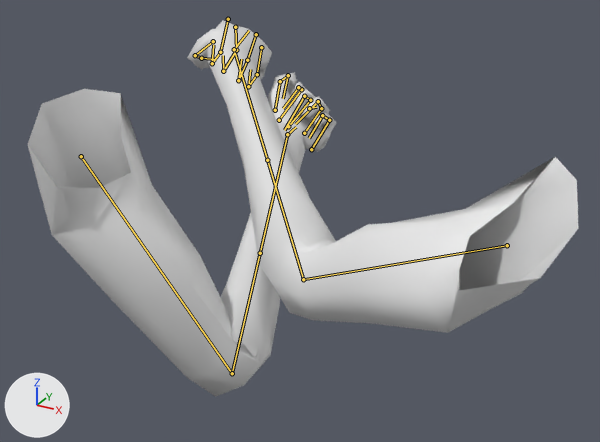
The glTF model assets/models/princess_viewmodel.glb: old version first, new version second.
Before and after are seen from a 50 mm camera at (3.17, -6.13, 1.66) aimed at (-0.14, -0.11, -1.35). The axes (+X, +Y, +Z) are drawn at lower left. The lights are the same throughout. The older version comes first. Both versions are drawn at frame 12 of the action 'light_attack_01'; the numbers are the values there. The bones that change, and the others that lie on the model, are drawn over the model as lines.

Objects in the first picture: 'arms_mesh'.
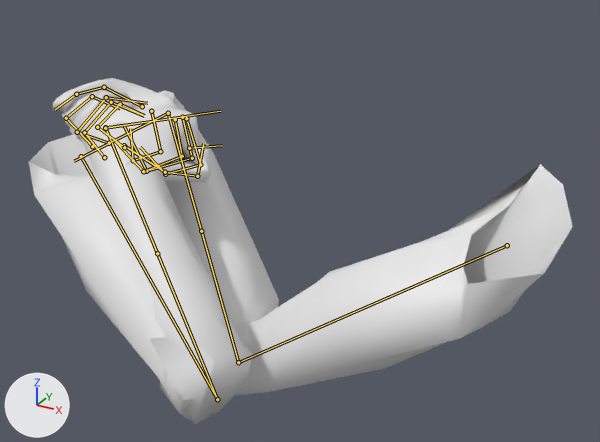
What the commit changed:
Bone 'bicep.l' (bone_bicep_l) turns from (22, 58, -47) to (-25, 24, -119) degrees about its own x, y and z.
Bone 'forearm.l' (bone_forearm_l) turns from (68, 5, 110) to (79, 42, -84) degrees about its own x, y and z.
Bone 'forearm.Twist0.l' (bone_forearm_twist0_l) turns from (0, -30, 0) to (0, -54, 0) degrees about its own x, y and z.
Bone 'forearm.Twist1.l' (bone_forearm_twist1_l) turns from (0, -30, 0) to (0, -54, 0) degrees about its own x, y and z.
Bone 'wrist.l' (bone_wrist_l) turns from (-116, -25, 77) to (0, -135, 97) degrees about its own x, y and z.
Bone 'bicep.r' (bone_bicep_r) turns from (44, -56, 61) to (-3, -59, 101) degrees about its own x, y and z.
Bone 'forearm.r' (bone_forearm_r) turns from (33, -1, 4) to (44, -2, 5) degrees about its own x, y and z.
Bone 'forearm.Twist0.r' (bone_forearm_twist0_r) turns from (0, -31, 0) to (0, 11, 0) degrees about its own x, y and z.
Bone 'forearm.Twist1.r' (bone_forearm_twist1_r) turns from (0, -31, 0) to (0, 11, 0) degrees about its own x, y and z.
Bone 'wrist.r' (bone_wrist_r) turns from (-120, -57, 75) to (-125, 21, -40) degrees about its own x, y and z.

Boxes [x1, y1, x2, y2] around the edits, measured in the pictures (600 x 442 px):
'arms_mesh', posed (8% shorter): before [28, 21, 578, 396]; after [29, 78, 573, 424]
bone 'bicep.l', root to tip: before (81, 156) to (232, 373); after (81, 156) to (217, 399)
bone 'forearm.l', root to tip: before (232, 373) to (287, 134); after (217, 399) to (105, 127)
bone 'forearm.Twist0.l', root to tip: before (232, 373) to (260, 253); after (217, 399) to (157, 253)
bone 'forearm.Twist1.l', root to tip: before (260, 253) to (287, 134); after (157, 253) to (105, 127)
bone 'wrist.l', root to tip: before (287, 134) to (290, 132); after (105, 127) to (142, 122)
bone 'bicep.r', root to tip: before (507, 245) to (303, 279); after (507, 245) to (238, 362)
bone 'forearm.r', root to tip: before (303, 279) to (234, 49); after (238, 362) to (168, 113)
bone 'forearm.Twist0.r', root to tip: before (303, 279) to (267, 160); after (238, 362) to (201, 231)
bone 'forearm.Twist1.r', root to tip: before (267, 160) to (234, 49); after (201, 231) to (168, 113)
bone 'wrist.r', root to tip: before (234, 49) to (239, 43); after (168, 113) to (139, 127)
